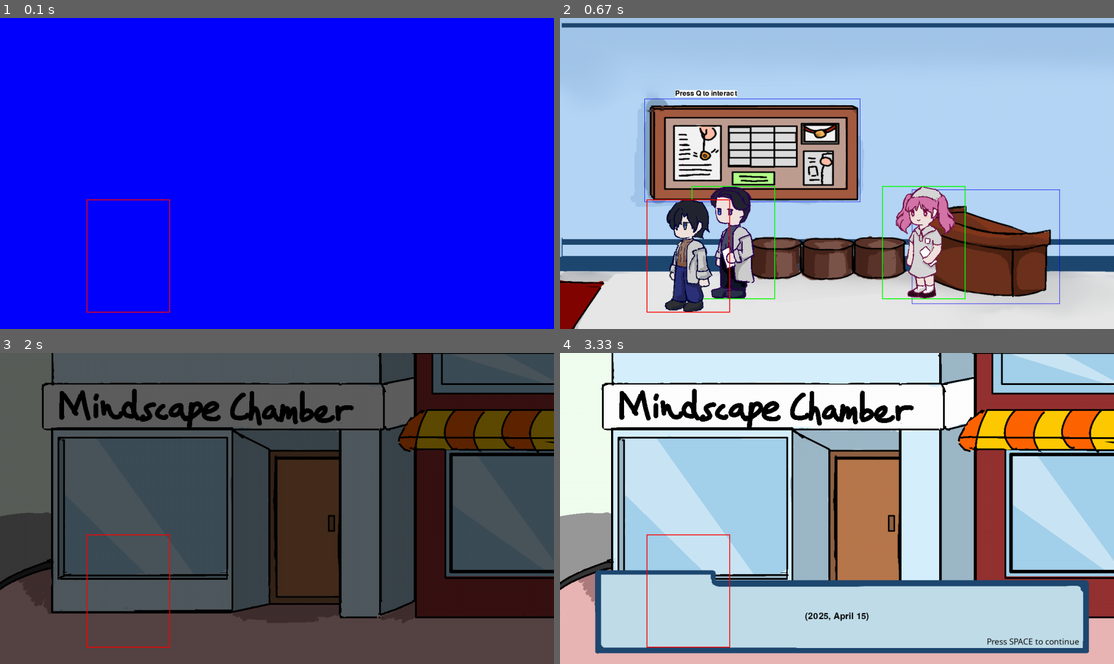
Above: before the commit, frames 1-4 (two rows, left to right).
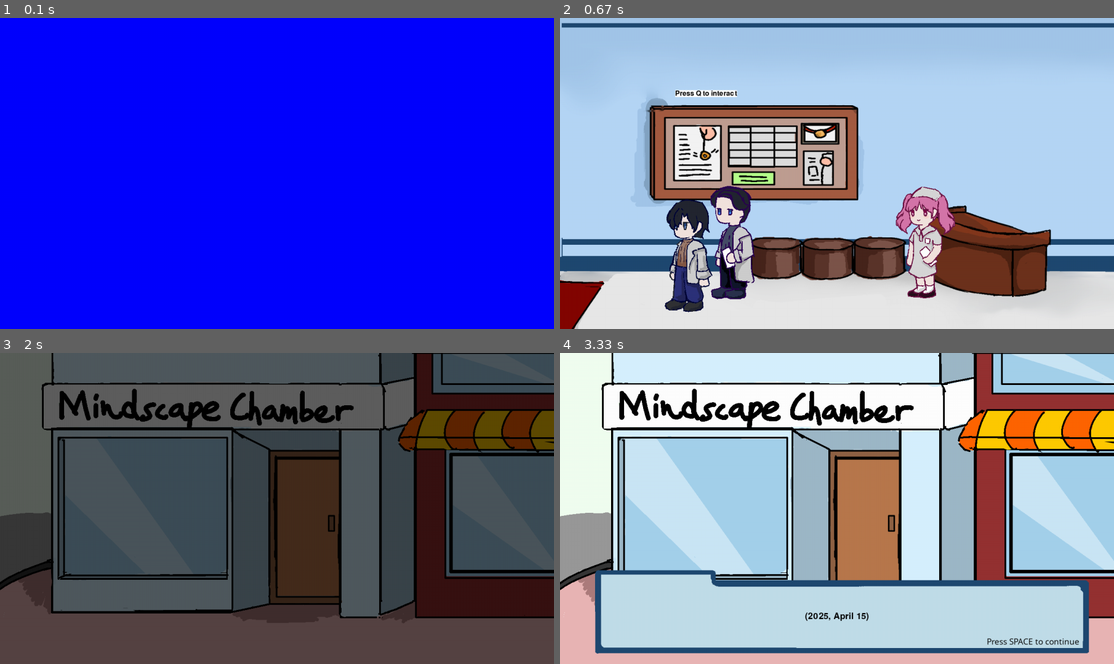
Above: after the commit, the same moments.

Repository: JoyYU271/2510-CSP1123-3-09
Game: pygame game, started from Intro1.py
Same seed, same stepped clock (60 frames per second), same inputs: the game is played once before the commit and once after it.
Inputs:
- Up to frame 1 (0.1 s): no input
- Up to frame 2 (0.67 s): tap L at 0.33 s
- Up to frame 3 (2 s): tap one key every 0.33 s from 0.67 s: Space Space T I
- Up to frame 4 (3.33 s): tap Space at 2.5 s

The runs differ from the first frame. In frame 1, 0.3% of the frame differs, in the area x 15-31%, y 58-95%; in frame 2, 1.4%, in the area x 15-91%, y 25-95%; in frame 3, 0.3%; in frame 4, 0.3%.

Commit message:
delete rect

Diff:
--- a/Intro1.py
+++ b/Intro1.py
@@ -1816,7 +1816,7 @@
             #     obj.draw(self.screen, camera_group.offset)
 
             screen_pos = player.rect.move(-camera_group.offset.x, -camera_group.offset.y)
-            pygame.draw.rect(self.screen, (255, 0, 0), screen_pos, 2)  # red box = player
+            #pygame.draw.rect(self.screen, (255, 0, 0), screen_pos, 2)  # red box = player
 
             if self.current_dialogue_ref.current_dialogue:
                 # Update the current dialogue
--- a/shared.py
+++ b/shared.py
@@ -98,7 +98,7 @@
                 flipped_image = pygame.transform.flip(sprite.image, sprite.flip, False) if hasattr(sprite, 'flip') else sprite.image
                 self.display_surface.blit(flipped_image, offset_pos)
                 debug_rect = pygame.Rect(offset_pos[0], offset_pos[1], sprite.rect.width, sprite.rect.height)
-                pygame.draw.rect(self.display_surface, (0, 0, 255), debug_rect, 1)
+                #pygame.draw.rect(self.display_surface, (0, 0, 255), debug_rect, 1)
 
         #Draw characters after
         for sprite in sorted(self.sprites(), key=lambda spr: (spr.rect.centery, spr != player)):
@@ -107,7 +107,7 @@
             self.display_surface.blit(flipped_image, offset_pos)
 
             debug_rect = pygame.Rect(offset_pos[0], offset_pos[1], sprite.rect.width, sprite.rect.height)
-            pygame.draw.rect(self.display_surface, (0, 255, 0), debug_rect, 2)
+            #pygame.draw.rect(self.display_surface, (0, 255, 0), debug_rect, 2)
 
         all_draw_sprites = []
         for sprite in self.sprites():
@@ -126,4 +126,4 @@
 
                 self.display_surface.blit(flipped_image, offset_pos)
                 debug_rect = pygame.Rect(offset_pos[0], offset_pos[1], sprite.rect.width, sprite.rect.height)
-                pygame.draw.rect(self.display_surface, (0, 255, 0), debug_rect, 2) # Green for regular objects
+                #pygame.draw.rect(self.display_surface, (0, 255, 0), debug_rect, 2) # Green for regular objects
